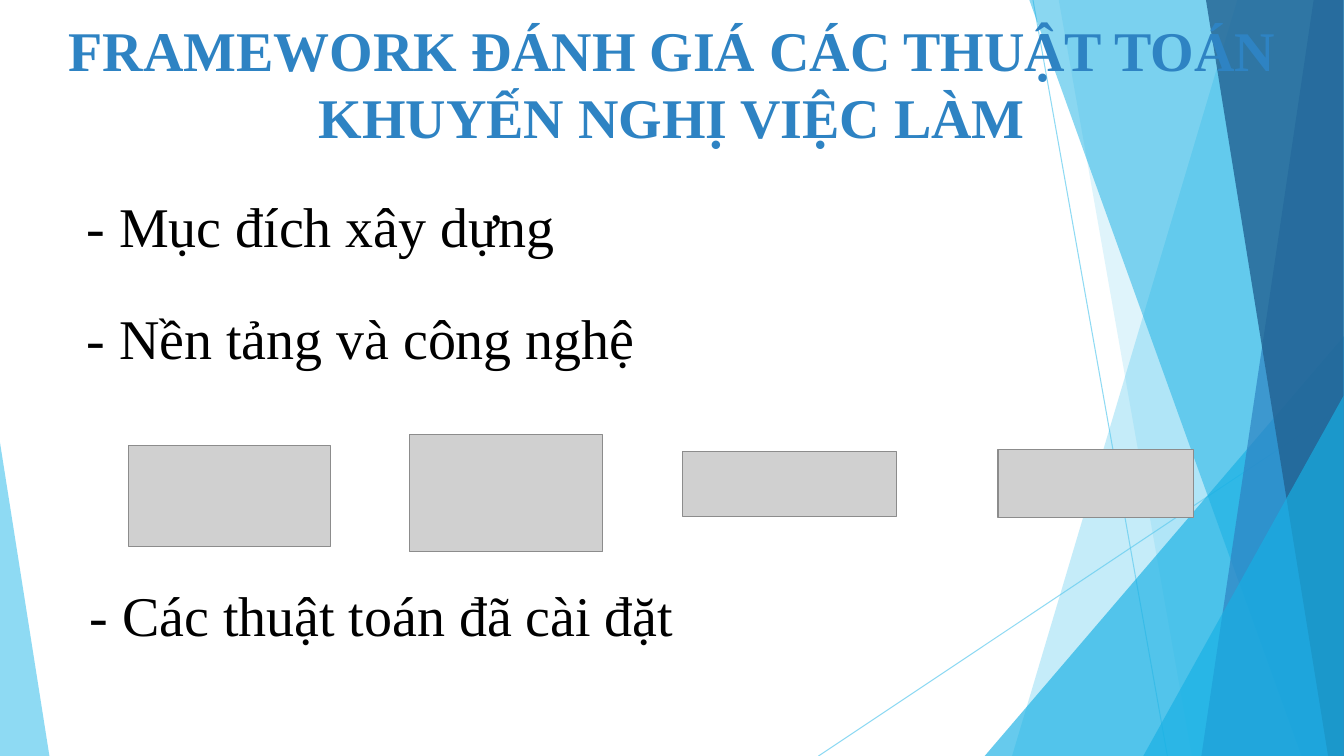
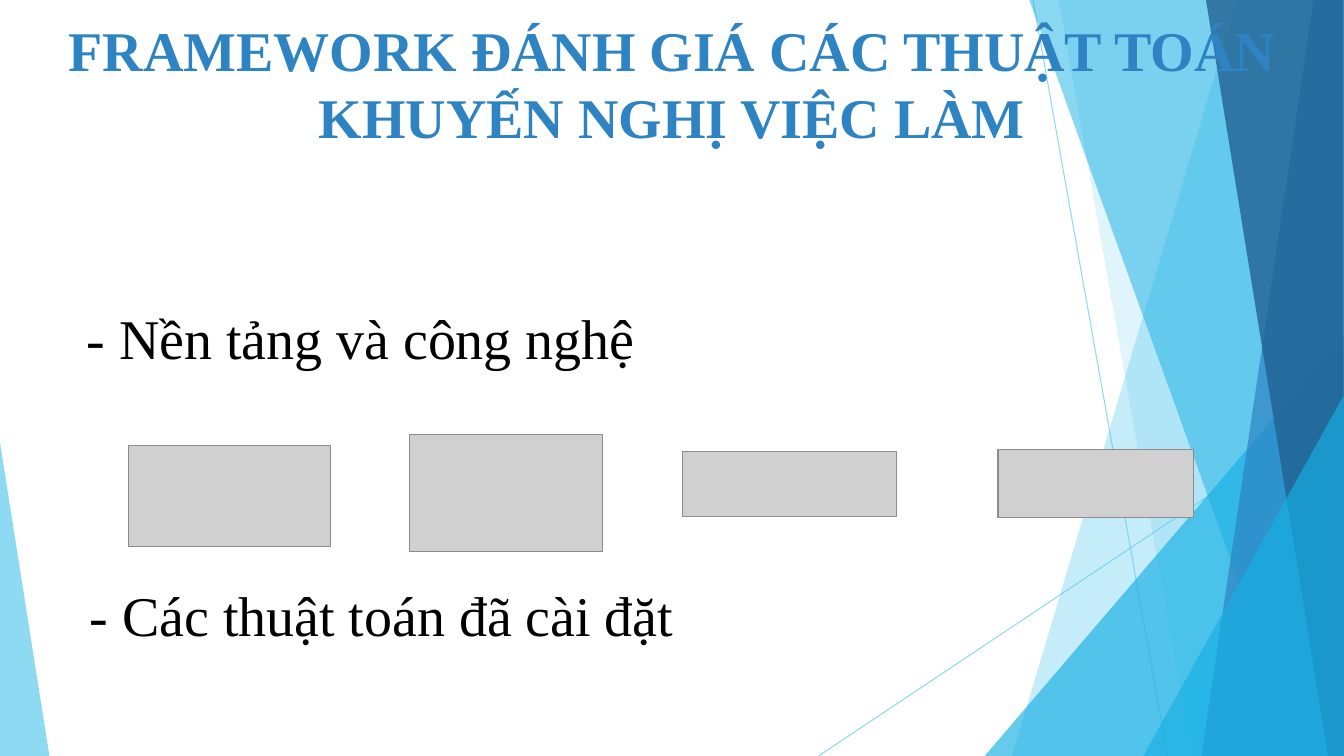
Before and after one commit to tuyennta/JobRecSys, a slide deck: slide 9 of Documents/Báo cáo/Bao cao KLTN_2.pptx (slide 7 before the commit). Drawn at 1344x756 pixels with LibreOffice and Linux fonts; fonts in the diff are those of the drawing; grey boxes stand for pictures. Boxes give left, top, right and bottom in pixels: in the first picture for what was removed or moved away, otherwise in the second. Text is boxed around its words. In the diff, an @@ line names an element or a change of style, - is before the commit and + after.

```diff
--- a/Documents/Báo cáo/Bao cao KLTN_2.pptx
+++ b/Documents/Báo cáo/Bao cao KLTN_2.pptx
@@ text removed at box(119, 208, 555, 257) @@
-- Mục đích xây dựng
```
Also in this commit, not shown: 7 other slides changed, 5 slides added, 1 other file.
